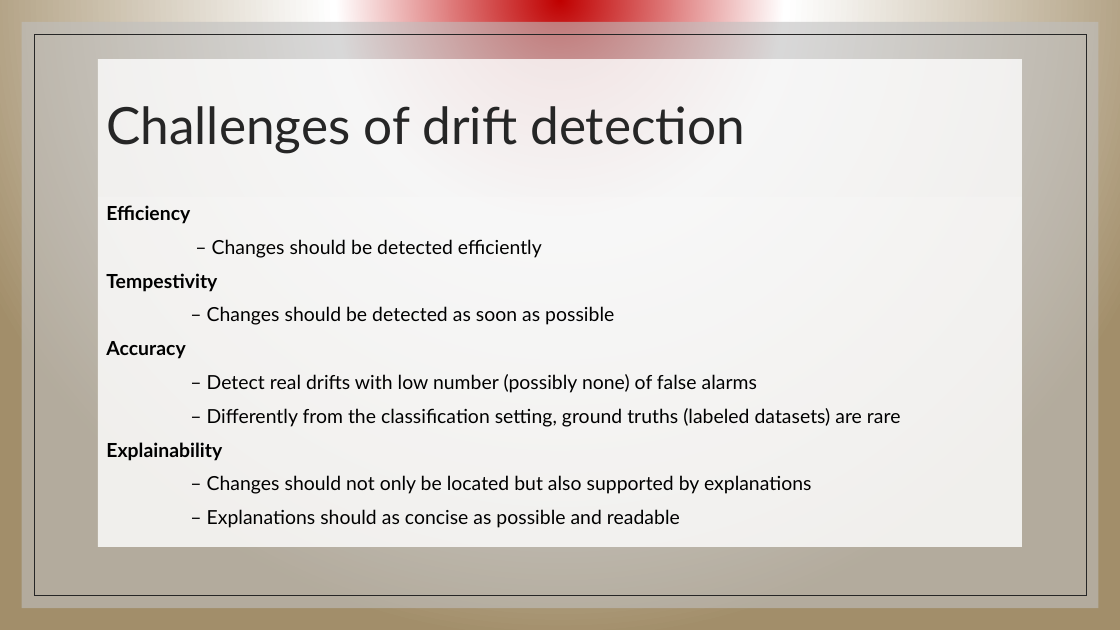
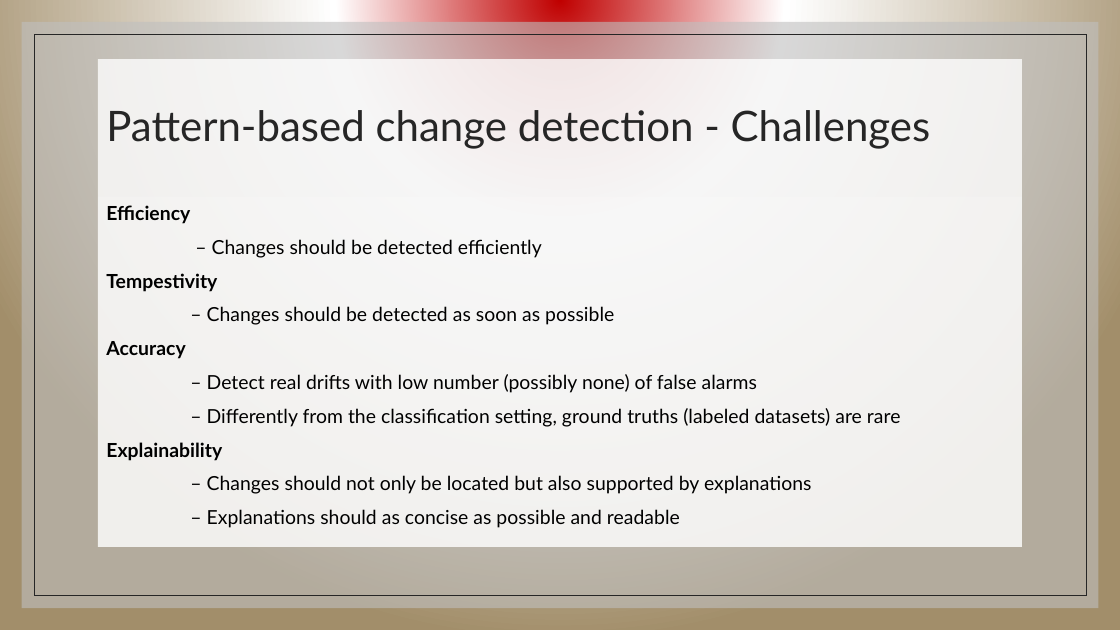
Before and after one commit to lorenzokyne/big-data-analytics-case-study, a slide deck: slide 11 of src/main/resources/BDA -Capocchiano Narracci case study.pptx. Drawn at 1120x630 pixels with LibreOffice and Linux fonts; fonts in the diff are those of the drawing; background and template pictures are left out. Boxes give left, top, right and bottom in pixels: in the first picture for what was removed or moved away, otherwise in the second. Text is boxed around its words. In the diff, an @@ line names an element or a change of style, - is before the commit and + after.

```diff
--- a/src/main/resources/BDA -Capocchiano Narracci case study.pptx
+++ b/src/main/resources/BDA -Capocchiano Narracci case study.pptx
@@ title at (x1=106, y1=110, x2=931, y2=149): text changed; size 44 to 36 pt @@
-Challenges of drift detection
+Pattern-based change detection - Challenges
```
Also in this commit, not shown: 5 other slides changed, 12 slides added.
